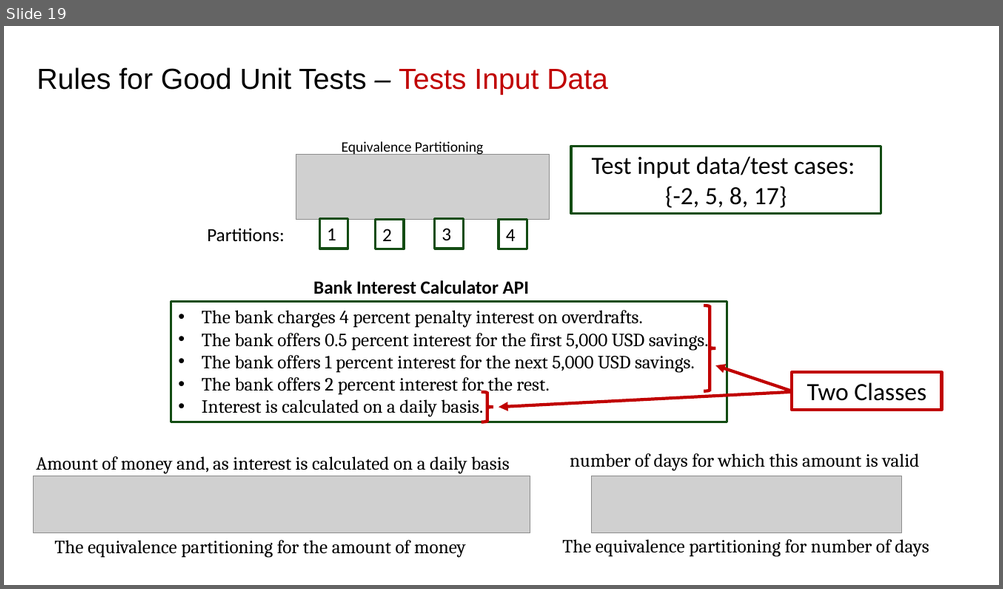
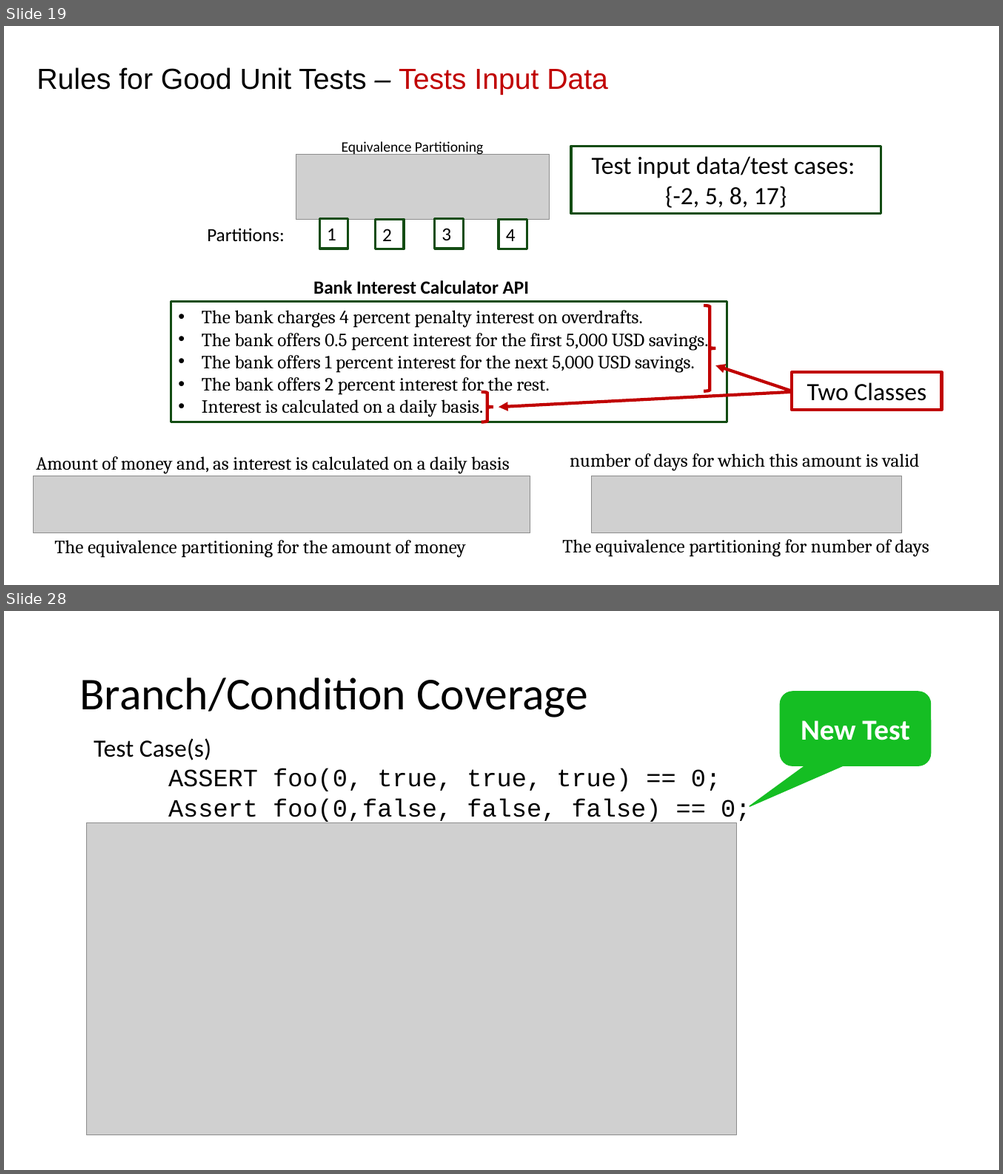
Before and after one commit to johnxu21/johnxu21.github.io, a slide deck: teaching/CS472-Spring2023/Timetable/Software_Testing.pptx. Shown one above the other, each under a label of ours: slide 19 before the commit, slides 19 and 28 after it; the slides between them are not shown. The pictures are 1003x589 and 1003x1174 pixels, drawn with LibreOffice and Linux fonts; fonts in the diff are those of the drawing; grey boxes stand for pictures. Boxes give left, top, right and bottom in pixels: in the first picture for what was removed or moved away, otherwise in the second. Text is boxed around its words. In the diff, an @@ line names an element or a change of style, - is before the commit and + after.

```diff
--- a/teaching/CS472-Spring2023/Timetable/Software_Testing.pptx
+++ b/teaching/CS472-Spring2023/Timetable/Software_Testing.pptx
@@ slide 28 added at [4, 611, 999, 1170], background #FFFFFF @@
@@ title added at [79, 678, 588, 718], 44 pt, text #000000 @@
+Branch/Condition Coverage
@@ rounded speech box added at [780, 692, 930, 766], fill #15BE23, outline #15BE23 1 pt, 28 pt, text #FFFFFF, bold @@
+New Test
@@ text added at [94, 738, 750, 823], 24 pt, text #000000 @@
+Test Case(s)
+ASSERT foo(0, true, true, true) == 0;
+Assert foo(0,false, false, false) == 0;
@@ picture added at [86, 823, 737, 1135] @@
```
Also in this commit, not shown: 4 slides changed, 12 other slides added, 1 slide removed, 3 other files.
